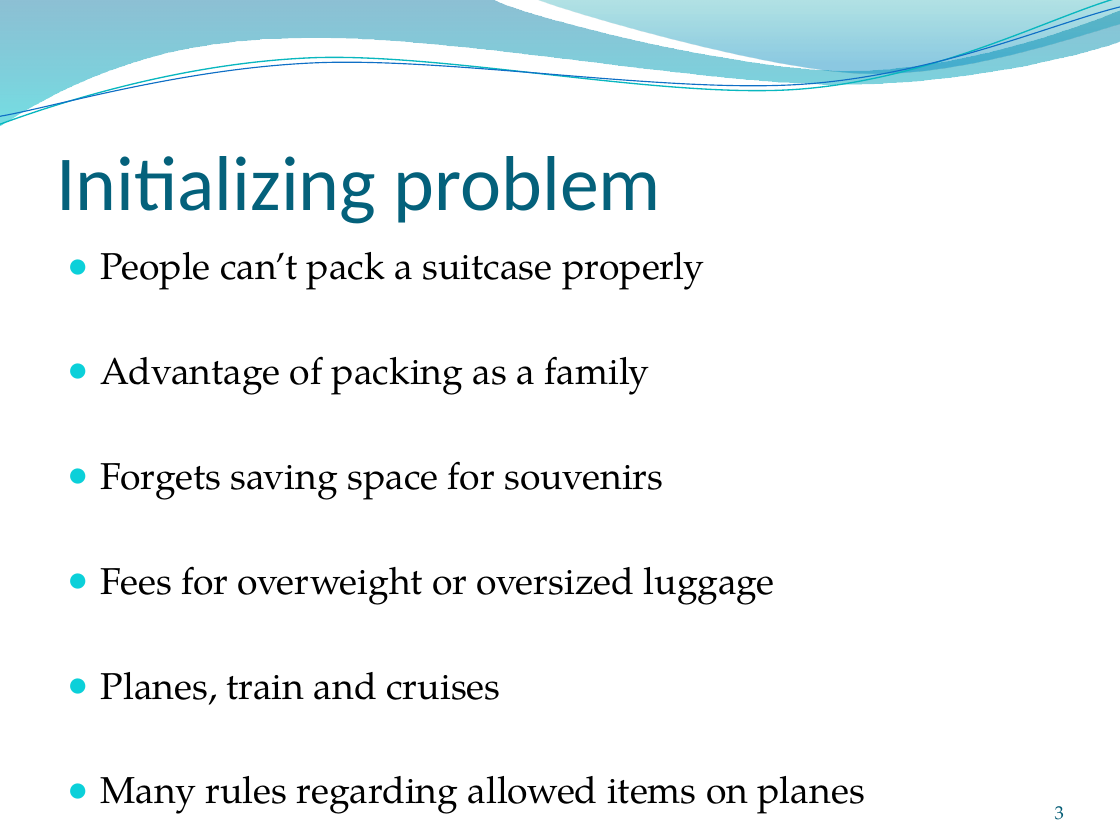
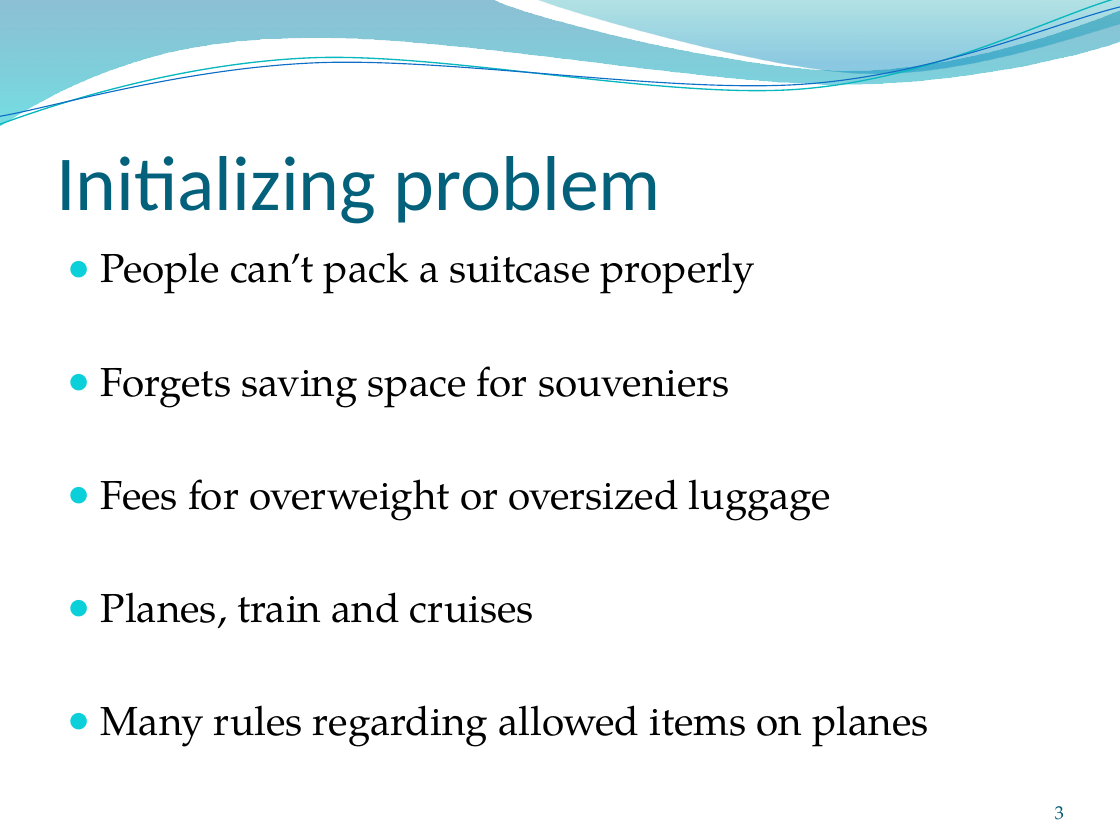
Before and after one commit to montelongoj/p2-b130-aau-2011, a slide deck: slide 3 of P2 project Bag Packer Program.pptx. Drawn at 1120x840 pixels with LibreOffice and Linux fonts; fonts in the diff are those of the drawing; background and template pictures are left out. Boxes give left, top, right and bottom in pixels: in the first picture for what was removed or moved away, otherwise in the second. Text is boxed around its words. In the diff, an @@ line names an element or a change of style, - is before the commit and + after.

```diff
--- a/P2 project Bag Packer Program.pptx
+++ b/P2 project Bag Packer Program.pptx
@@ text at bbox=[101, 252, 928, 747]: size 24.1 to 26 pt in "People can’t pack a suitcase properly", "Fees for overweight or oversized luggage", "Planes, train and cruises", "Many rules regarding allowed items on planes" @@
@@ text at bbox=[101, 366, 730, 408]: text changed; size 24.1 to 26 pt @@
-● Advantage of packing as a family
-● Forgets saving space for souvenirs
+● Forgets saving space for souveniers
```
Also in this commit, not shown: 2 other slides changed.
